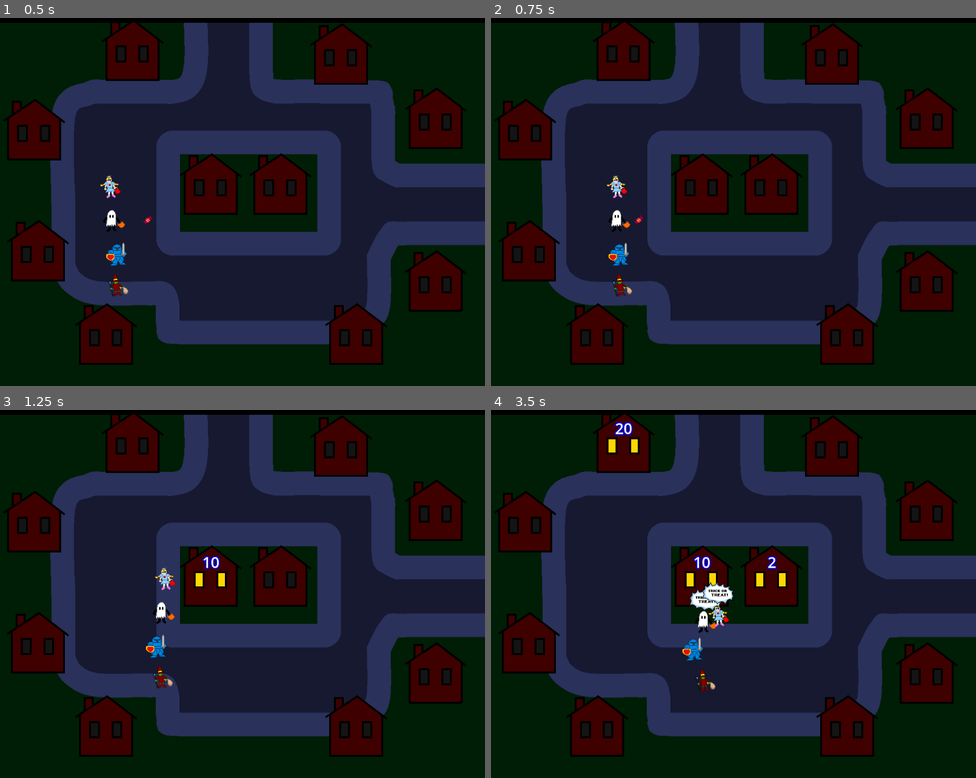
Above: before the commit, frames 1-4 (two rows, left to right).
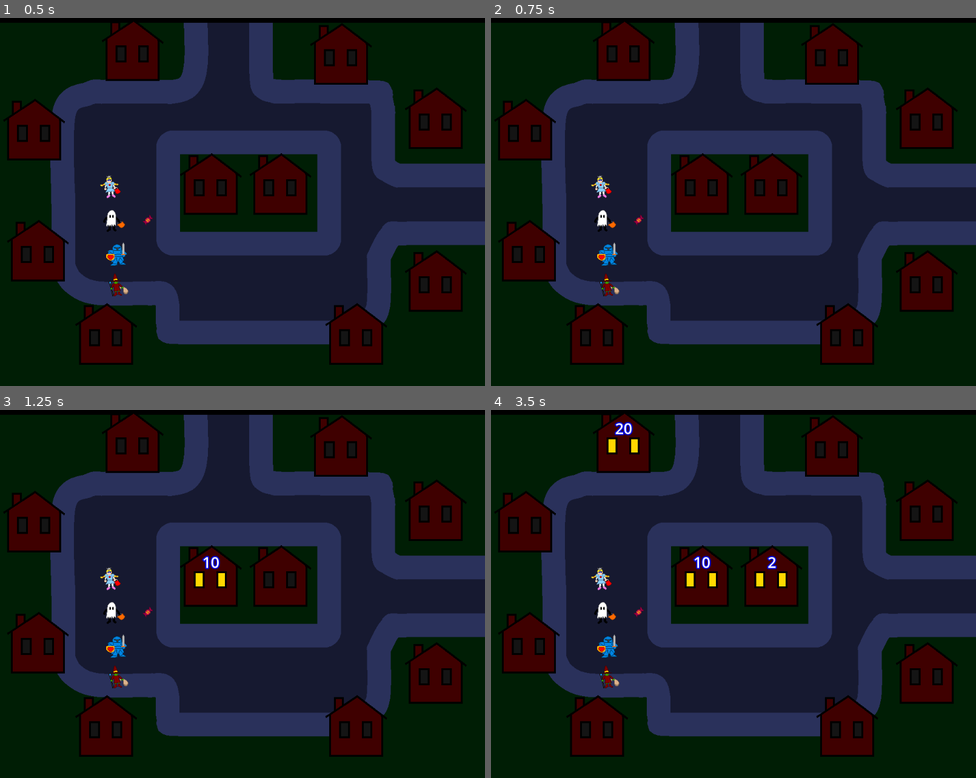
Above: after the commit, the same moments.

Repository: King9999/trickortreat_godot
Game: Godot game, scene res://Scenes/main.tscn
The game is run twice, just before and just after one commit, with the same random seed, the same clock (stepped at 60 frames per second) and the same inputs.
Inputs:
- Up to frame 1 (0.5 s): no input
- Up to frame 2 (0.75 s): tap Enter at 0.5 s; hold D (Right, bound only before the commit) from 0.53 s (still down); tap Space (P1_Trick, bound only after the commit) at 0.6 s
- Up to frame 3 (1.25 s): keep holding D (Right, bound only before the commit); tap Down (P2_Down, bound only after the commit) at 0.8 s
- Up to frame 4 (3.5 s): release D (Right, bound only before the commit) at 1.28 s; hold S (Down, bound only before the commit) 1.28-2.03 s; tap Down (P2_Down, bound only after the commit) at 1.35 s; tap Left (P2_Left, bound only after the commit) at 1.55, 2.1 s; hold D (Right, bound only before the commit) 2.03-2.78 s; tap Right (P2_Right, bound only after the commit) at 2.3, 2.85 s; hold W (Up, bound only before the commit) from 2.78 s (still down); tap Ctrl (P2_Trick, bound only after the commit) at 3.05 s

Frame 1 is identical in both runs. In frame 2, 1.0% of the frame differs, in the area x 20-30%, y 42-76%; in frame 3, 1.1%; in frame 4, 1.5%, in the area x 20-51%, y 42-77%.

Commit message:
Added controls for P1 and P2 in costume select screen.

Diff:
--- a/Scenes/costume_select_screen.tscn
+++ b/Scenes/costume_select_screen.tscn
@@ -6,6 +6,9 @@
 [ext_resource type="Texture2D" uid="uid://bnmlrcugrog2u" path="res://Sprites/Costumes/Knight.png" id="4_tc8kn"]
 [ext_resource type="Texture2D" uid="uid://ykrtpm2tphvj" path="res://Sprites/Costumes/Princess.png" id="5_xi2a3"]
 [ext_resource type="Texture2D" uid="uid://ylv2lvrxlh0b" path="res://Sprites/Costumes/Witch.png" id="6_2dufx"]
+[ext_resource type="Script" uid="uid://bawdiyigofhfc" path="res://Scripts/input_manager.gd" id="7_2dufx"]
+[ext_resource type="Texture2D" uid="uid://dc5mx7ek038p4" path="res://Sprites/p1selectIcon 1.png" id="8_mm8bp"]
+[ext_resource type="Texture2D" uid="uid://bjjehpkxnpq3h" path="res://Sprites/p2selectIcon.png" id="9_yxyi2"]
 
 [sub_resource type="StyleBoxFlat" id="StyleBoxFlat_07lp1"]
 bg_color = Color(0, 0, 0, 1)
@@ -244,3 +247,14 @@
 bbcode_enabled = true
 text = "[color=\"#F4626A\"]TRICK: MAGIC[/color]
 Long-range, piercing attack"
+
+[node name="Input Manager" type="Node2D" parent="."]
+position = Vector2(168, 344)
+script = ExtResource("7_2dufx")
+
+[node name="P1 Cursor" type="Sprite2D" parent="Input Manager"]
+texture = ExtResource("8_mm8bp")
+
+[node name="P2 Cursor" type="Sprite2D" parent="Input Manager"]
+position = Vector2(232, 0)
+texture = ExtResource("9_yxyi2")
--- /dev/null
+++ b/Scripts/input_manager.gd
@@ -0,0 +1,54 @@
+"""
+Handles controls on the costume select screen
+"""
+
+extends Node2D
+
+@onready var cursor_p1: Sprite2D = $"P1 Cursor"
+@onready var cursor_p2: Sprite2D = $"P2 Cursor"
+var input_p1: InputEvent
+var input_p2: InputEvent
+
+#player controls
+const left_p1: String = "P1_Left"
+const right_p1: String = "P1_Right"
+const up_p1: String = "P1_Up"
+const down_p1: String = "P1_Down"
+const confirm_p1: String = "P1_Trick"
+const left_p2: String = "P2_Left"
+const right_p2: String = "P2_Right"
+const up_p2: String = "P2_Up"
+const down_p2: String = "P2_Down"
+const confirm_p2: String = "P2_Trick"
+
+# Called when the node enters the scene tree for the first time.
+func _ready() -> void:
+	pass # Replace with function body.
+
+
+
+func _process(delta: float) -> void:
+	#Player 1 controls
+	if Input.is_action_just_pressed(left_p1):	#is_action_just_pressed executes action only once
+		#move P1 cursor left
+		print("P1 Presed left")
+	if Input.is_action_just_pressed(right_p1):
+		print("P1 Presed right")
+	if Input.is_action_just_pressed(up_p1):
+		print("P1 Presed up")
+	if Input.is_action_just_pressed(down_p1):
+		print("P1 Presed down")
+	if Input.is_action_just_pressed(confirm_p1):
+		print("P1 Selected costume")
+
+	#Player 2 controls
+	if Input.is_action_just_pressed(left_p2):
+		print("P2 Presed left")
+	if Input.is_action_just_pressed(right_p2):
+		print("P2 Presed right")
+	if Input.is_action_just_pressed(up_p2):
+		print("P2 Presed up")
+	if Input.is_action_just_pressed(down_p2):
+		print("P2 Presed down")
+	if Input.is_action_just_pressed(confirm_p2):
+		print("P2 Selected costume")
--- a/project.godot
+++ b/project.godot
@@ -22,31 +22,59 @@
 
 [input]
 
-Up={
+P1_Up={
 "deadzone": 0.2,
 "events": [Object(InputEventKey,"resource_local_to_scene":false,"resource_name":"","device":0,"window_id":0,"alt_presse …(189 unchanged characters)…
-, Object(InputEventJoypadMotion,"resource_local_to_scene":false,"resource_name":"","device":-1,"axis":1,"axis_value":-1.0,"script":null)
 ]
 }
-Down={
+P1_Down={
 "deadzone": 0.2,
 "events": [Object(InputEventKey,"resource_local_to_scene":false,"resource_name":"","device":0,"window_id":0,"alt_presse …(189 unchanged characters)…
-, Object(InputEventJoypadMotion,"resource_local_to_scene":false,"resource_name":"","device":-1,"axis":1,"axis_value":1.0,"script":null)
 ]
 }
-Left={
+P1_Left={
 "deadzone": 0.2,
 "events": [Object(InputEventKey,"resource_local_to_scene":false,"resource_name":"","device":0,"window_id":0,"alt_presse …(189 unchanged characters)…
 ]
 }
-Right={
+P1_Right={
 "deadzone": 0.2,
 "events": [Object(InputEventKey,"resource_local_to_scene":false,"resource_name":"","device":0,"window_id":0,"alt_presse …(189 unchanged characters)…
 ]
 }
-Trick={
+P1_Trick={
 "deadzone": 0.2,
 "events": [Object(InputEventKey,"resource_local_to_scene":false,"resource_name":"","device":0,"window_id":0,"alt_presse …(189 unchanged characters)…
+]
+}
+P2_Up={
+"deadzone": 0.2,
+"events": [Object(InputEventJoypadMotion,"resource_local_to_scene":false,"resource_name":"","device":-1,"axis":1,"axis_value":-1.0,"script":null)
+, Object(InputEventKey,"resource_local_to_scene":false,"resource_name":"","device":0,"window_id":0,"alt_pressed":false,"shift_pressed":false,"ctrl_pressed":false,"meta_pressed":false,"pressed":false,"keycode":0,"physical_keycode":4194320,"key_label":0,"unicode":0,"location":0,"echo":false,"script":null)
+]
+}
+P2_Down={
+"deadzone": 0.2,
+"events": [Object(InputEventJoypadMotion,"resource_local_to_scene":false,"resource_name":"","device":-1,"axis":1,"axis_value":1.0,"script":null)
+, Object(InputEventKey,"resource_local_to_scene":false,"resource_name":"","device":0,"window_id":0,"alt_pressed":false,"shift_pressed":false,"ctrl_pressed":false,"meta_pressed":false,"pressed":false,"keycode":0,"physical_keycode":4194322,"key_label":0,"unicode":0,"location":0,"echo":false,"script":null)
+]
+}
+P2_Left={
+"deadzone": 0.2,
+"events": [Object(InputEventJoypadMotion,"resource_local_to_scene":false,"resource_name":"","device":-1,"axis":0,"axis_value":-1.0,"script":null)
+, Object(InputEventKey,"resource_local_to_scene":false,"resource_name":"","device":0,"window_id":0,"alt_pressed":false,"shift_pressed":false,"ctrl_pressed":false,"meta_pressed":false,"pressed":false,"keycode":0,"physical_keycode":4194319,"key_label":0,"unicode":0,"location":0,"echo":false,"script":null)
+]
+}
+P2_Right={
+"deadzone": 0.2,
+"events": [Object(InputEventJoypadMotion,"resource_local_to_scene":false,"resource_name":"","device":-1,"axis":0,"axis_value":1.0,"script":null)
+, Object(InputEventKey,"resource_local_to_scene":false,"resource_name":"","device":0,"window_id":0,"alt_pressed":false,"shift_pressed":false,"ctrl_pressed":false,"meta_pressed":false,"pressed":false,"keycode":0,"physical_keycode":4194321,"key_label":0,"unicode":0,"location":0,"echo":false,"script":null)
+]
+}
+P2_Trick={
+"deadzone": 0.2,
+"events": [Object(InputEventJoypadButton,"resource_local_to_scene":false,"resource_name":"","device":-1,"button_index":0,"pressure":0.0,"pressed":false,"script":null)
+, Object(InputEventKey,"resource_local_to_scene":false,"resource_name":"","device":0,"window_id":0,"alt_pressed":false,"shift_pressed":false,"ctrl_pressed":false,"meta_pressed":false,"pressed":false,"keycode":0,"physical_keycode":4194326,"key_label":0,"unicode":0,"location":0,"echo":false,"script":null)
 ]
 }
 
Not shown: 1 places in Scenes/costume_select_screen.tscn that only renumber resources
Not shown, added: Scripts/input_manager.gd.uid
